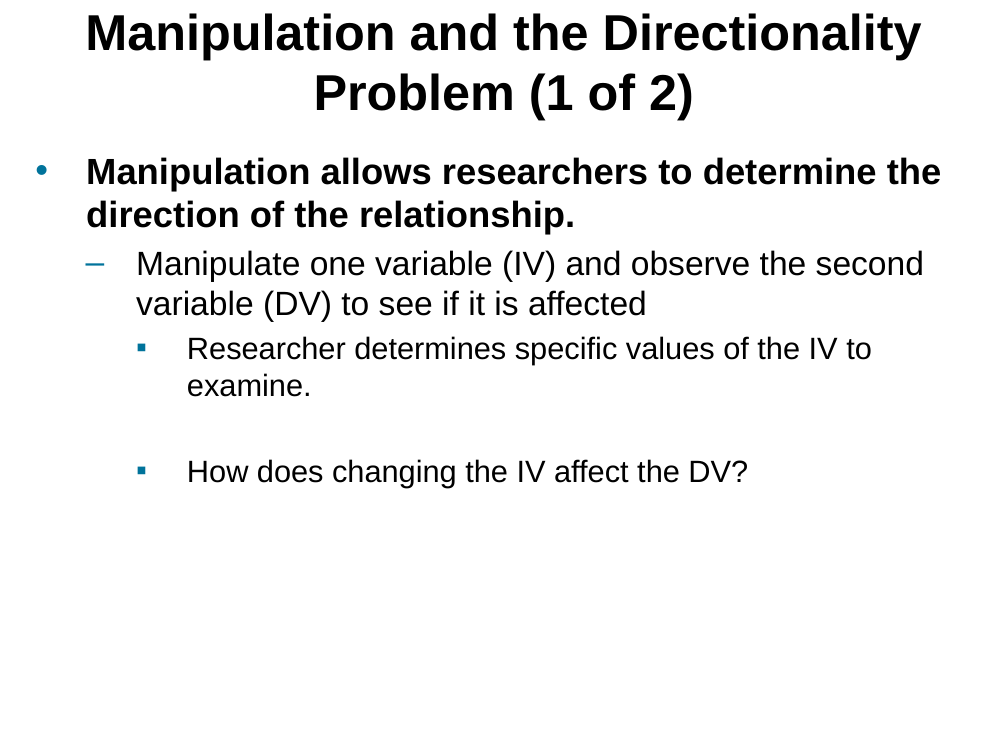
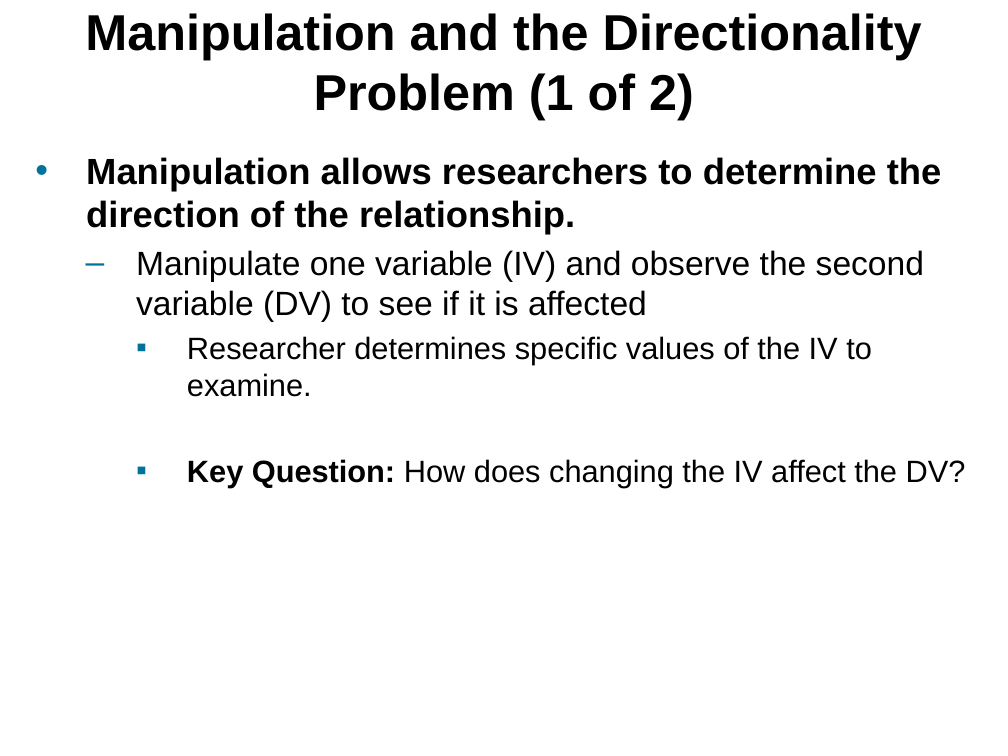
Before and after one commit to npm27/Teaching-Materials, a slide deck: slide 16 of Research Methods/Slides/Chapter 7.pptx. Drawn at 1008x756 pixels with LibreOffice and Linux fonts; fonts in the diff are those of the drawing. Boxes give left, top, right and bottom in pixels: in the first picture for what was removed or moved away, otherwise in the second. Text is boxed around its words. In the diff, an @@ line names an element or a change of style, - is before the commit and + after.

```diff
--- a/Research Methods/Slides/Chapter 7.pptx
+++ b/Research Methods/Slides/Chapter 7.pptx
@@ text at (187,459,966,488): text changed @@
-    ▪ How does changing the IV affect the DV?
+    ▪ Key Question: How does changing the IV affect the DV?
```
Also in this commit, not shown: 8 other slides changed.
